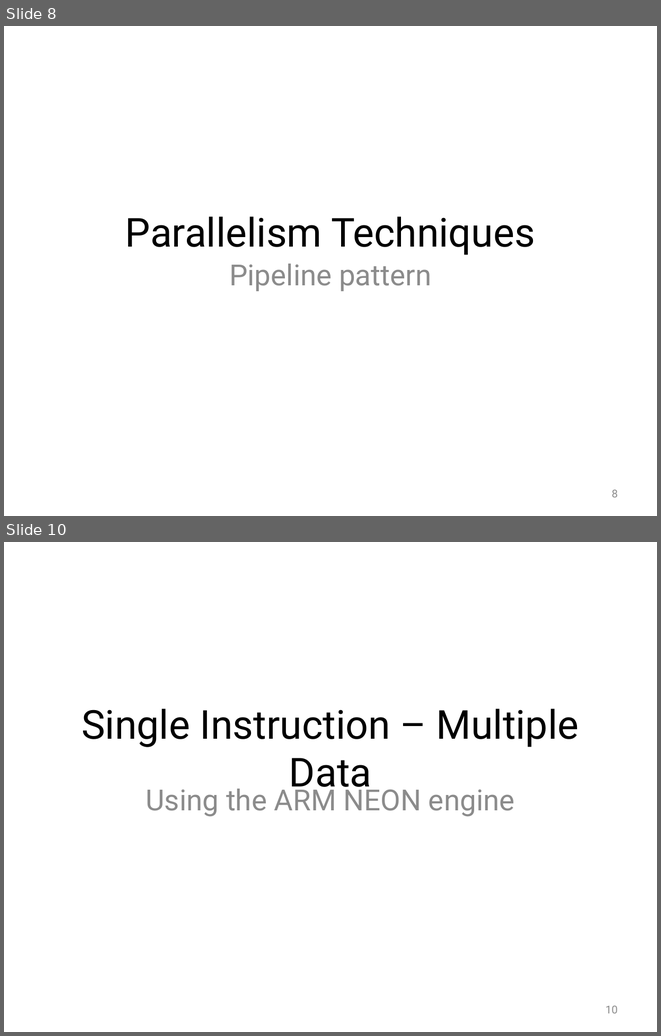
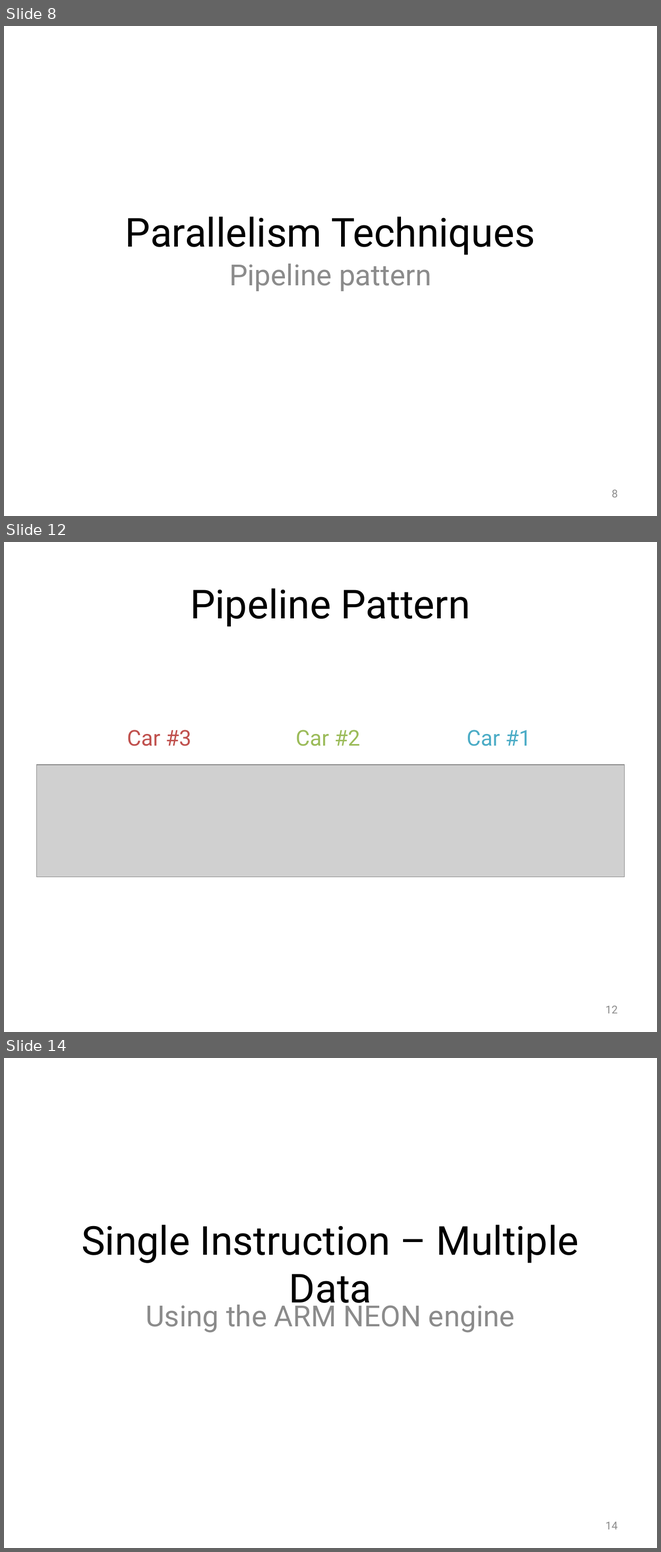
Before and after one commit to Jule/aw1, a slide deck: Praese/Presentation1.pptx. Shown one above the other, each under a label of ours: slides 8 and 10 before the commit, slides 8, 12 and 14 after it; the slides between them are not shown. The pictures are 661x1036 and 661x1552 pixels, drawn with LibreOffice and Linux fonts; fonts in the diff are those of the drawing; grey boxes stand for pictures; background and template pictures are left out. Boxes give left, top, right and bottom in pixels: in the first picture for what was removed or moved away, otherwise in the second. Text is boxed around its words. In the diff, an @@ line names an element or a change of style, - is before the commit and + after.

Commit message:
Add example of the pipeline pattern idea

```diff
--- a/Praese/Presentation1.pptx
+++ b/Praese/Presentation1.pptx
@@ slide 12 added at (4, 542, 657, 1032), background picture (left out) @@
@@ title added at (190, 588, 470, 627), 44 pt, text #000000 @@
+Pipeline Pattern
@@ text added at (127, 730, 191, 746), 24 pt, text #C0504D @@
+Car #3
@@ text added at (296, 730, 360, 746), 24 pt, text #9BBB59 @@
+Car #2
@@ text added at (467, 730, 531, 746), 24 pt, text #4BACC6 @@
+Car #1
@@ picture added at (37, 765, 624, 877) @@
@@ page number added at (606, 1005, 618, 1013), 12 pt, text #8C8C8C @@
+12
@@ what was slide 10 is now slide 14 @@
@@ page number at (606, 1521, 618, 1529): text changed @@
-10
+14
```
Also in this commit, not shown: 4 other slides added, 1 slide removed, 2 other files.
